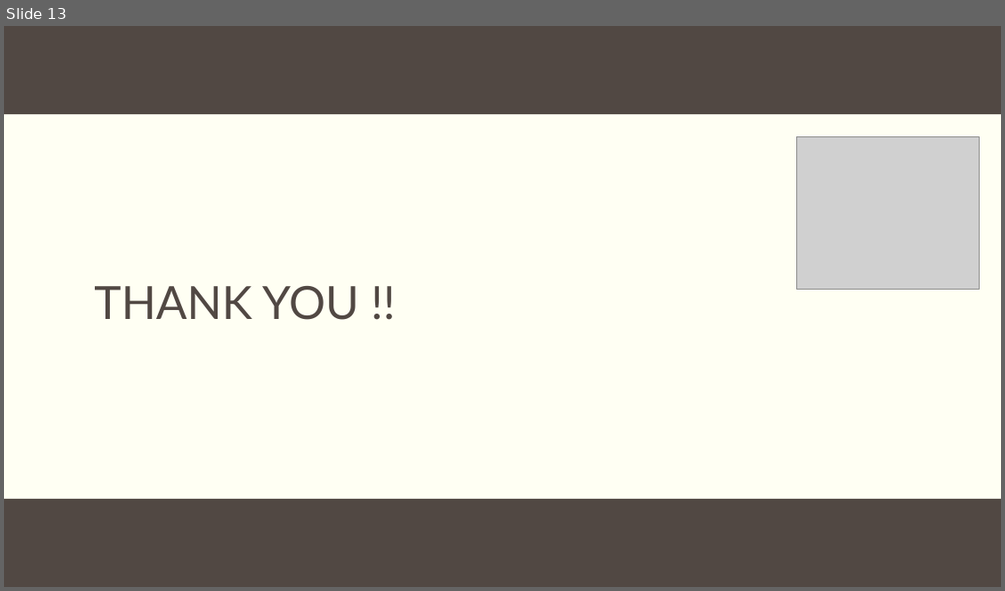
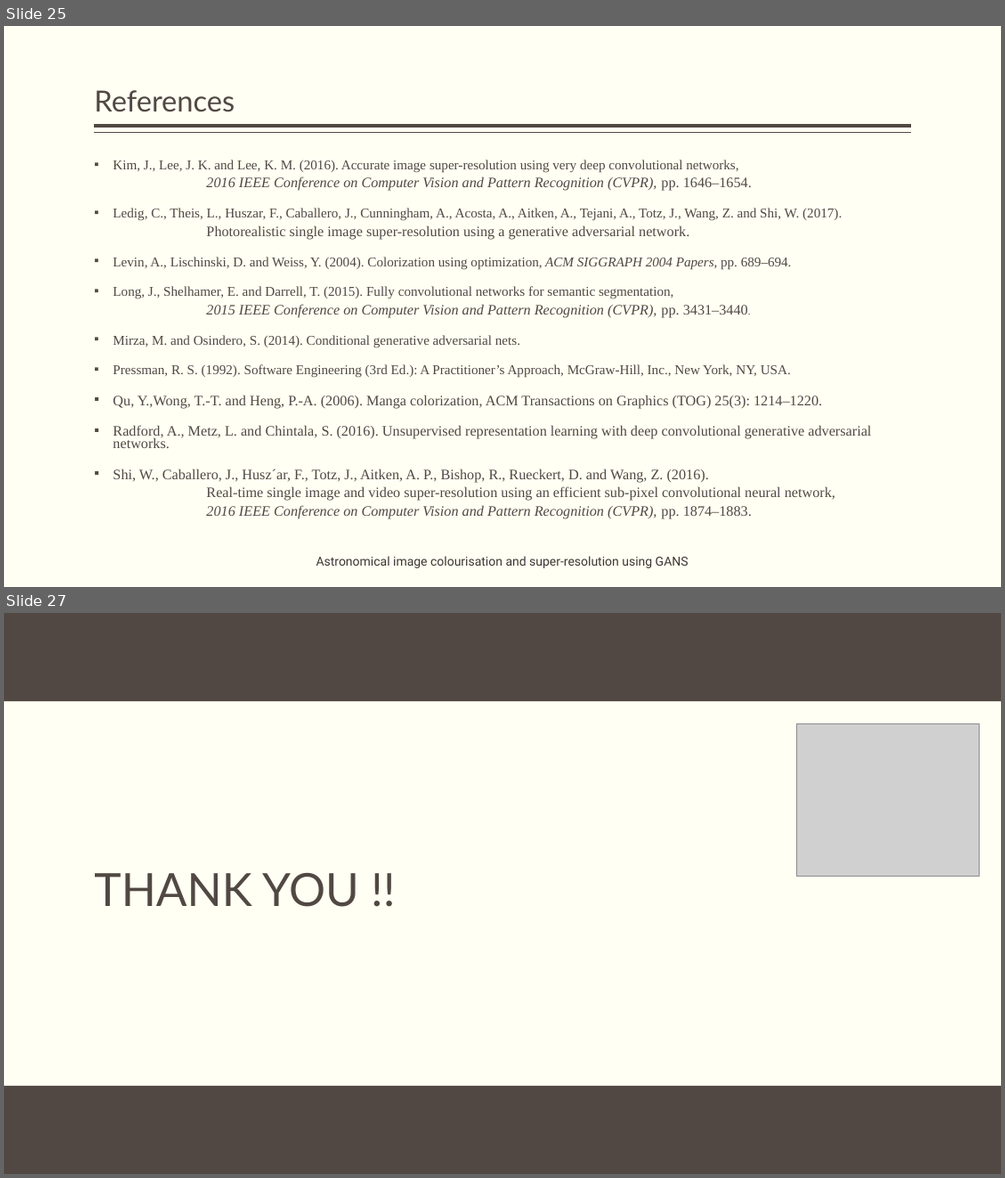
Before and after one commit to obi-wan-shinobi/Literature-Review, a slide deck: Presentation/Stage_2/stage_2_presentation.pptx. Shown one above the other, each under a label of ours: slide 13 before the commit, slides 25 and 27 after it; the slides between them are not shown. The pictures are 1005x591 and 1005x1178 pixels, drawn with LibreOffice and Linux fonts; fonts in the diff are those of the drawing; grey boxes stand for pictures; background and template pictures are left out. Boxes give left, top, right and bottom in pixels: in the first picture for what was removed or moved away, otherwise in the second. Text is boxed around its words. In the diff, an @@ line names an element or a change of style, - is before the commit and + after.

```diff
--- a/Presentation/Stage_2/stage_2_presentation.pptx
+++ b/Presentation/Stage_2/stage_2_presentation.pptx
@@ slide 25 added at <box>4,26,1001,587</box>, background #FFFFF3 @@
@@ title added at <box>94,90,235,112</box>, 28 pt, text #514843 @@
+References
@@ line added from (911, 126) to (95, 126), #514843 3 pt @@
@@ line added from (911, 133) to (95, 133), #514843 1 pt @@
@@ text added at <box>113,160,871,519</box>, 13.9 pt, text #514843 @@
+▪ Kim, J., Lee, J. K. and Lee, K. M. (2016). Accurate image super-resolution using very deep convolutional networks,
+  2016 IEEE Conference on Computer Vision and Pattern Recognition (CVPR), pp. 1646–1654.
+▪ Ledig, C., Theis, L., Huszar, F., Caballero, J., Cunningham, A., Acosta, A., Aitken, A., Tejani, A., Totz, J., Wang, Z. and Shi, W. (2017).
+  Photorealistic single image super-resolution using a generative adversarial network.
+▪ Levin, A., Lischinski, D. and Weiss, Y. (2004). Colorization using optimization, ACM SIGGRAPH 2004 Papers, pp. 689–694.
+▪ Long, J., Shelhamer, E. and Darrell, T. (2015). Fully convolutional networks for semantic segmentation,
+  2015 IEEE Conference on Computer Vision and Pattern Recognition (CVPR), pp. 3431–3440.
+▪ Mirza, M. and Osindero, S. (2014). Conditional generative adversarial nets.
+▪ Pressman, R. S. (1992). Software Engineering (3rd Ed.): A Practitioner’s Approach, McGraw-Hill, Inc., New York, NY, USA.
+▪ Qu, Y.,Wong, T.-T. and Heng, P.-A. (2006). Manga colorization, ACM Transactions on Graphics (TOG) 25(3): 1214–1220.
+▪ Radford, A., Metz, L. and Chintala, S. (2016). Unsupervised representation learning with deep convolutional generative adversarial networks.
+▪ Shi, W., Caballero, J., Husz´ar, F., Totz, J., Aitken, A. P., Bishop, R., Rueckert, D. and Wang, Z. (2016).
+  Real-time single image and video super-resolution using an efficient sub-pixel convolutional neural network,
+  2016 IEEE Conference on Computer Vision and Pattern Recognition (CVPR), pp. 1874–1883.
@@ text added at <box>316,556,688,568</box>, 12 pt, text #3D3632 @@
+Astronomical image colourisation and super-resolution using GANS
@@ what was slide 13 is now slide 27 @@
```
Also in this commit, not shown: 7 slides changed, 13 other slides added, 43 other files.
